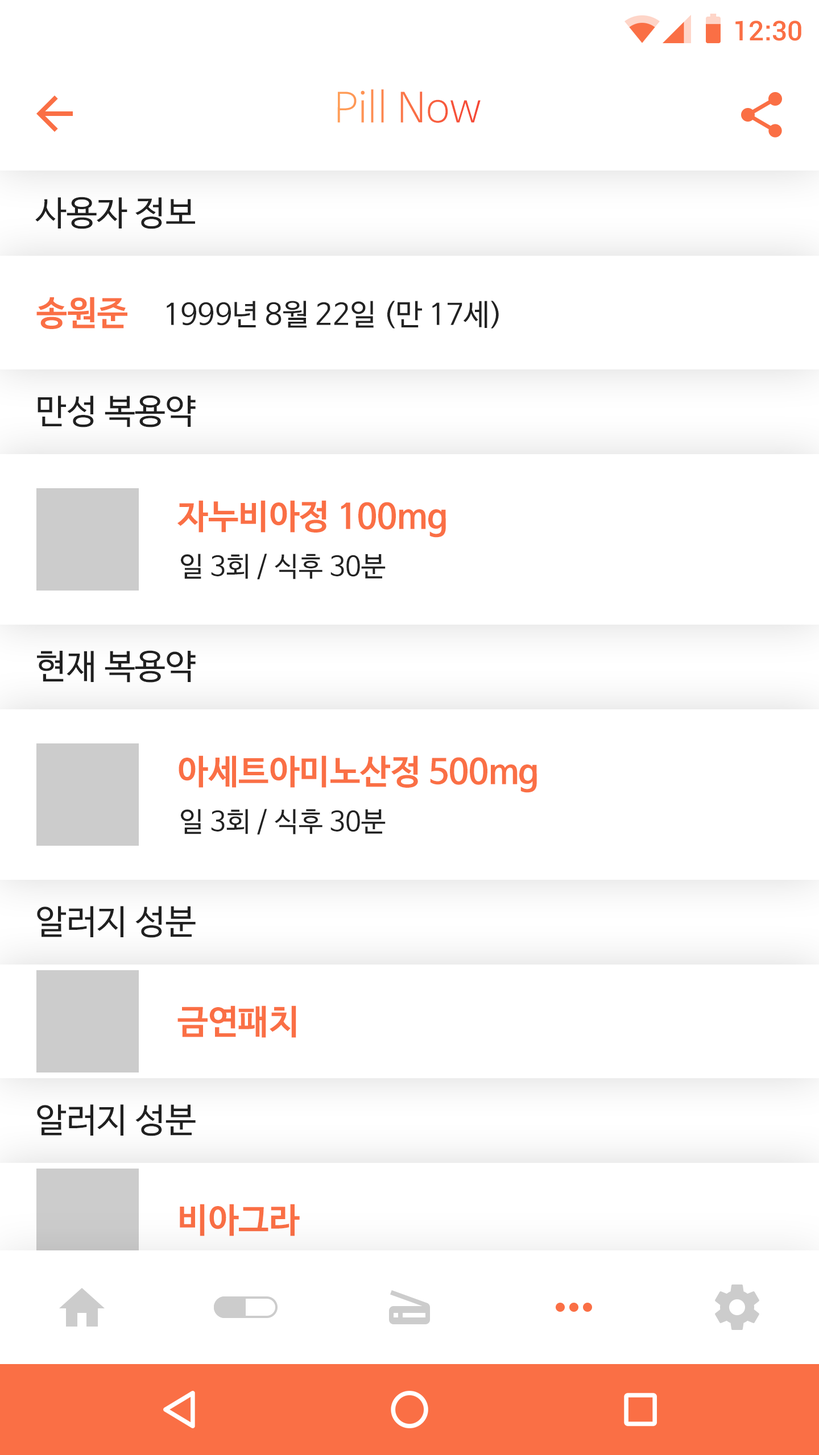
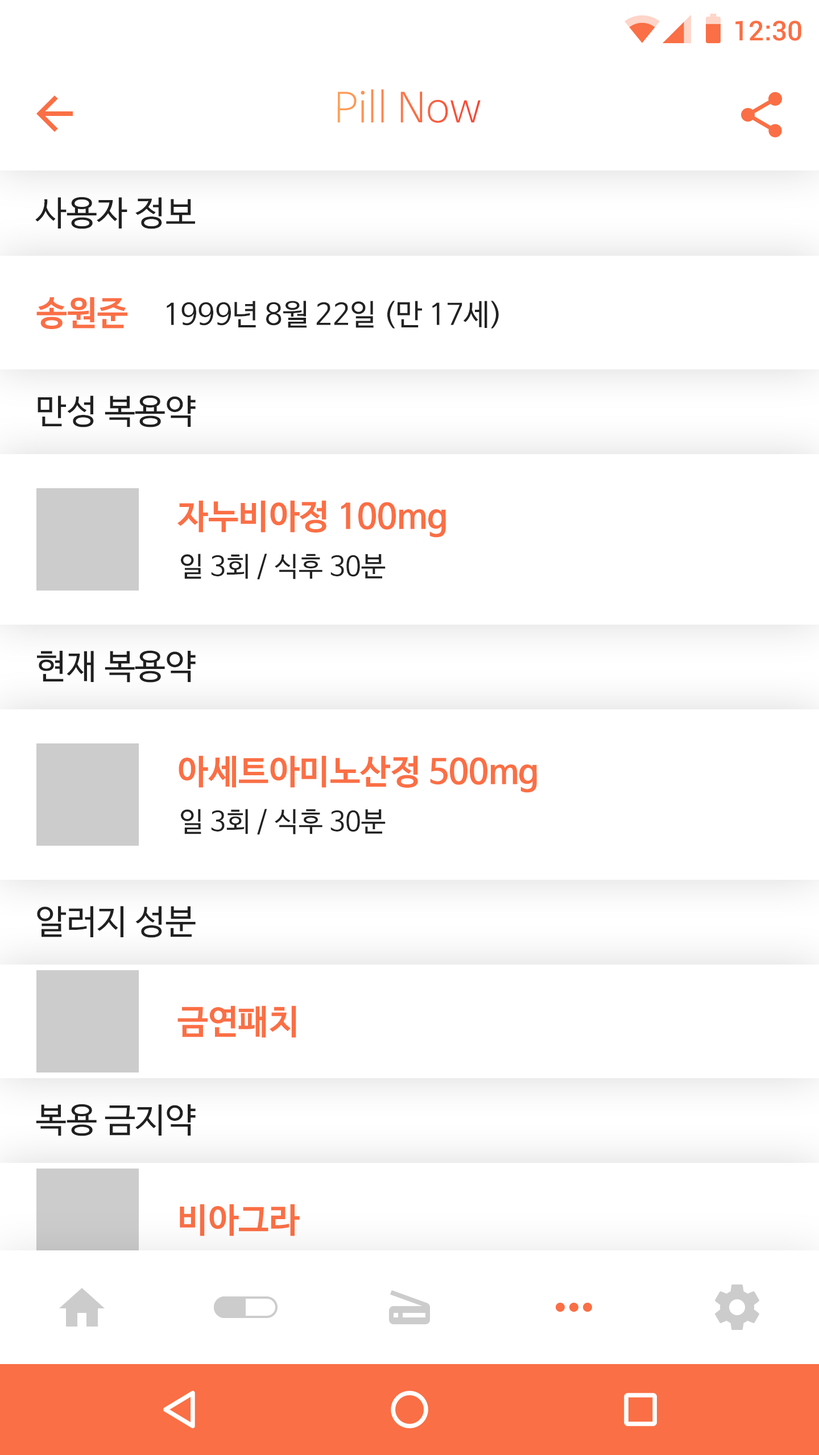
The second 819 x 1455 image is a revision of the first. Changes to its layers:
renamed "알러지 성분" to "복용 금지약", painted on it over [35, 1104, 196, 1137]
